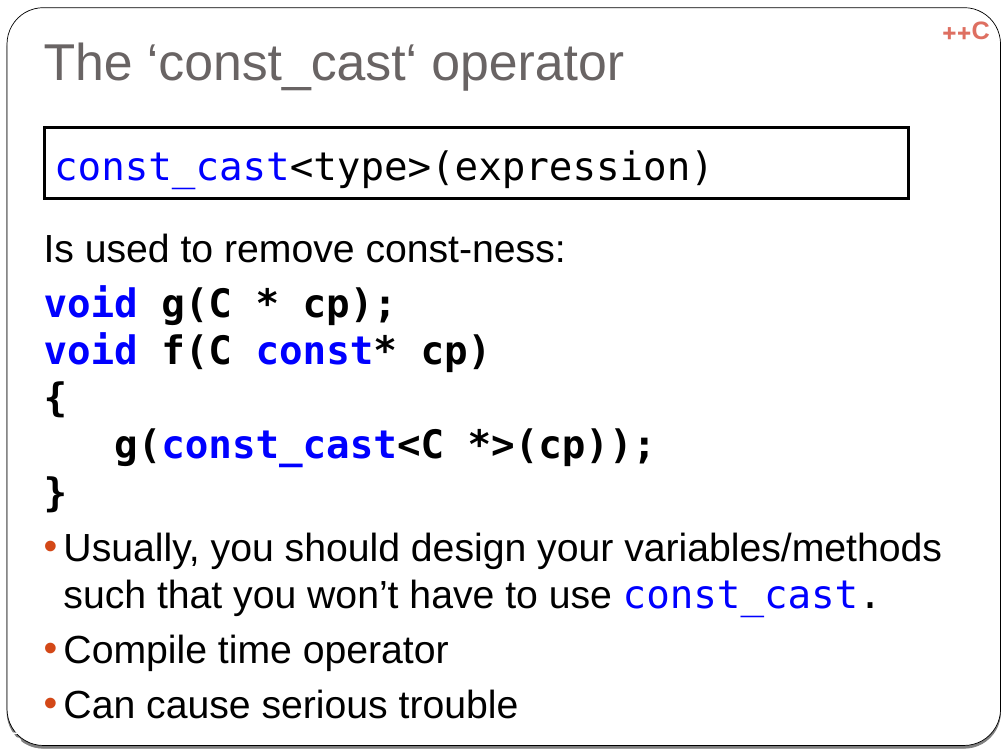
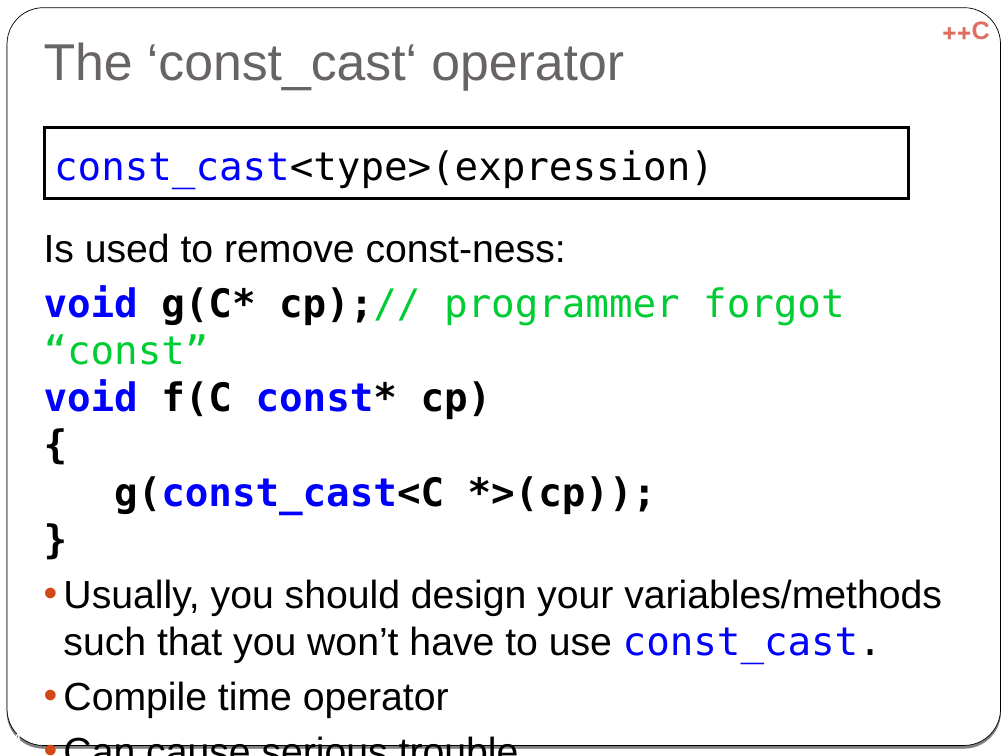
Before and after one commit to cpp-at-ariel/cpp-5778, a slide deck: slide 4 of week07-diamond-rtti/slides-rtti.odp (slide 5 before the commit). Drawn at 1008x756 pixels with LibreOffice and Linux fonts; fonts in the diff are those of the drawing. Boxes give left, top, right and bottom in pixels: in the first picture for what was removed or moved away, otherwise in the second. Text is boxed around its words. In the diff, an @@ line names an element or a change of style, - is before the commit and + after.

```diff
--- a/week07-diamond-rtti/slides-rtti.odp
+++ b/week07-diamond-rtti/slides-rtti.odp
@@ text at (44, 285, 844, 515): text changed @@
-void g(C * cp);
-void f(C const* cp)
-{
-g(const_cast<C *>(cp));
-}
+void g(C* cp);// programmer forgot “const”
+void f(C const* cp)
+{
+g(const_cast<C *>(cp));
+}
@@ page number at (11, 731, 22, 742): text changed @@
-5
+4
```
Also in this commit, not shown: 8 other slides changed, 2 slides added, 2 slides removed, 51 other files.
